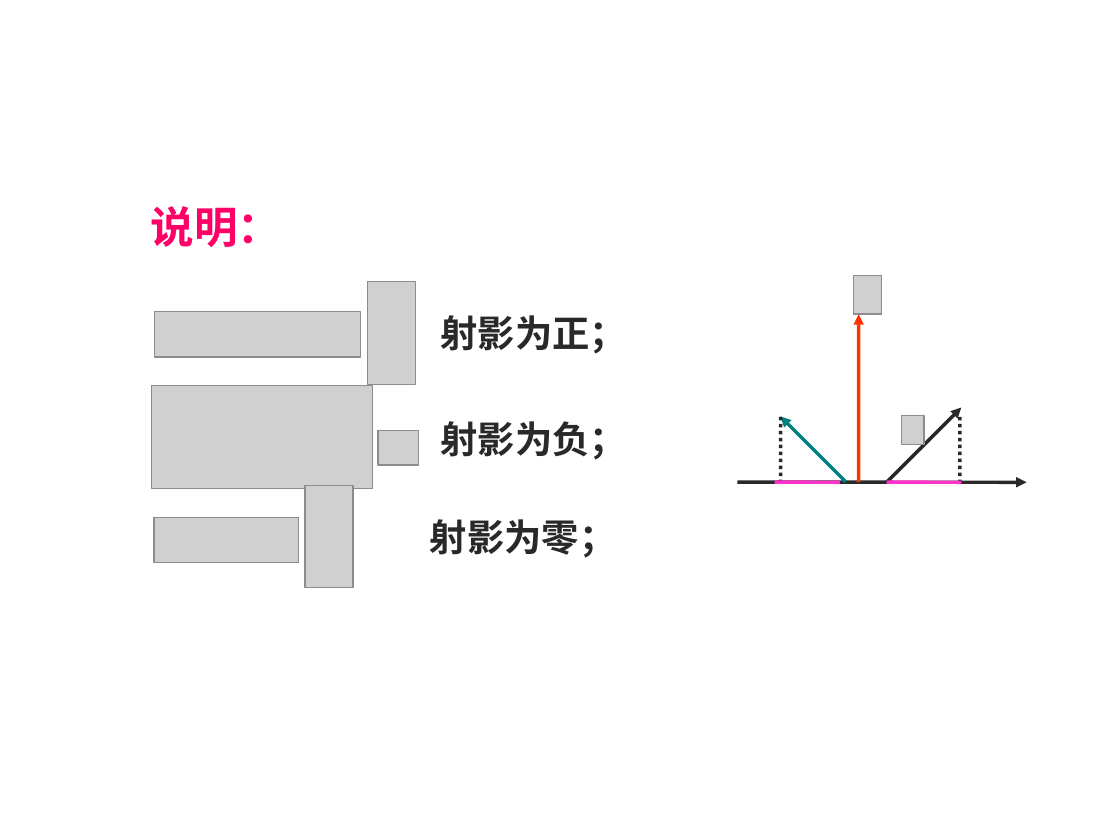
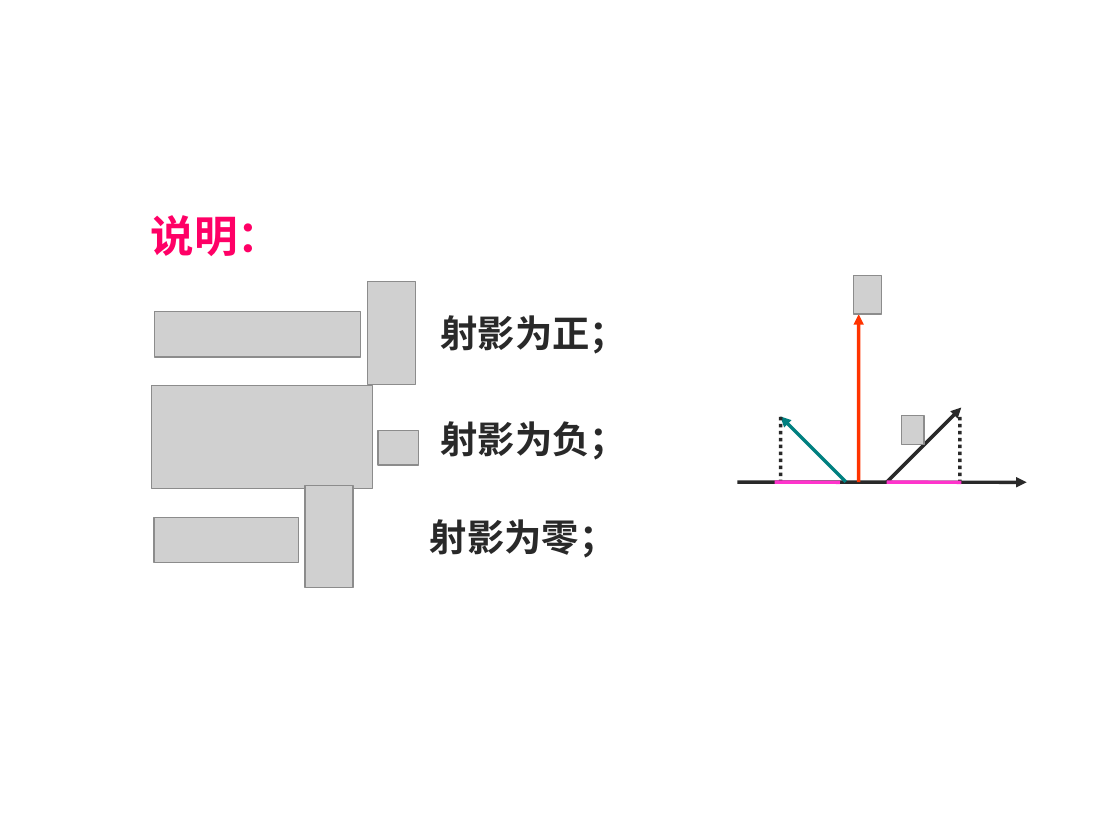
Before and after one commit to weihuayi/class, a slide deck: slide 7 of analyticgeometry/PPT/1-6.ppt. Drawn at 1120x840 pixels with LibreOffice and Linux fonts; fonts in the diff are those of the drawing; grey boxes stand for pictures; background and template pictures are left out. Boxes give left, top, right and bottom in pixels: in the first picture for what was removed or moved away, otherwise in the second. Text is boxed around its words. In the diff, an @@ line names an element or a change of style, - is before the commit and + after.

```diff
--- a/analyticgeometry/PPT/1-6.ppt
+++ b/analyticgeometry/PPT/1-6.ppt
@@ text "说明：" moved from (x1=151, y1=206, x2=282, y2=247) to (x1=151, y1=215, x2=282, y2=256) @@
```
Also in this commit, not shown: 1 other slide changed, 4 other files.
